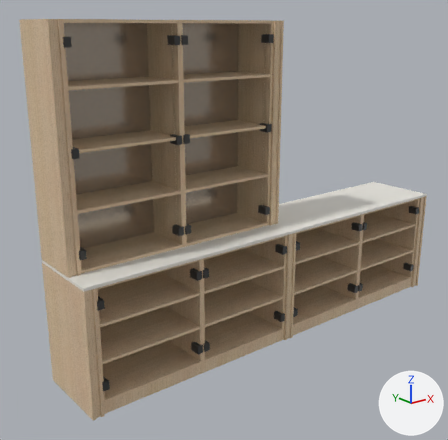
Before and after pictures for a commit that changed the glTF model 2025-284-C01-Vitrineskap/sim/korpus.glb.
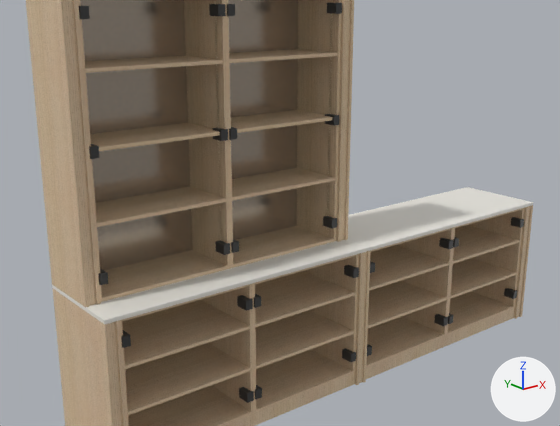
The first picture shows the older version from a camera (50 mm lens) standing at (-1452.0, -3729.0, 2366.0) and looking at (1404.0, -160.0, 938.0). The close-ups show the older and then the newer version on the part from 0% to 100% of the width and 7% to 85% of the height of that picture. Only the edits that show in the close-ups are written down. Every picture has the same lights, and +X, +Y and +Z are marked at lower right. Vertices at exactly the same position are counted once.

Objects in the first close-up: '2025-284 Vitrineskap'.
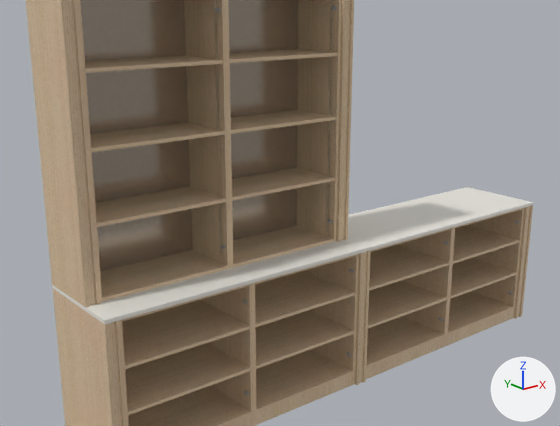
What the commit changed:
me_mesh_0 is used by ob_2025_284_vitrineskap; location (0.0, 0.0, 0.0).
me_mesh_0 had 1051 vertices, 1742 faces and spanned x 0.0..3420.0, y -600.0..0.0, z 0.0..2400.0.
me_mesh_0 now has 507 vertices, 926 faces and spans x 0.0..3420.0, y -600.0..0.0, z 0.0..2400.0.
me_mesh_0 part 1: 68 loose pieces with 544 vertices, spanning x 82.0..3338.0, y -594.0..-54.0, z 0.0..2307.0, are deleted.
me_mesh_0 no longer uses material mat_beslag_sort (dark grey #3f3f3f).
me_mesh_0 no longer uses material mat_beslag_stål (light grey #c4c5c8).

Changed parts and their boxes [x1, y1, x2, y2] in the close-ups (560 x 426 px):
part 1 of me_mesh_0, deleted: before [79, 3, 524, 403]
